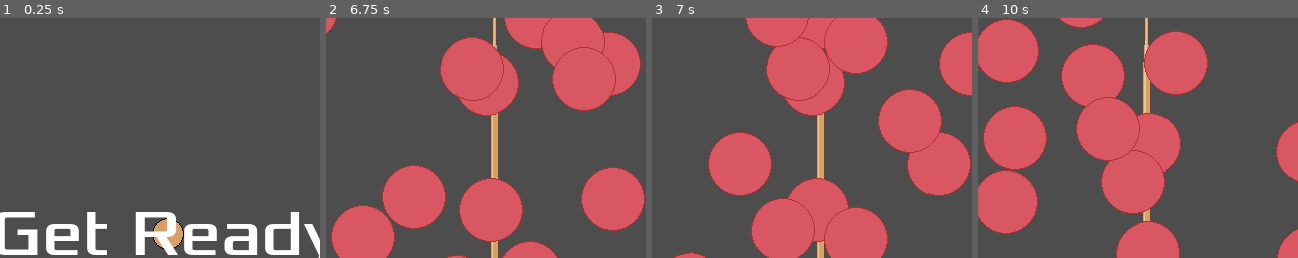
Above: before the commit, frames 1-4 (left to right).
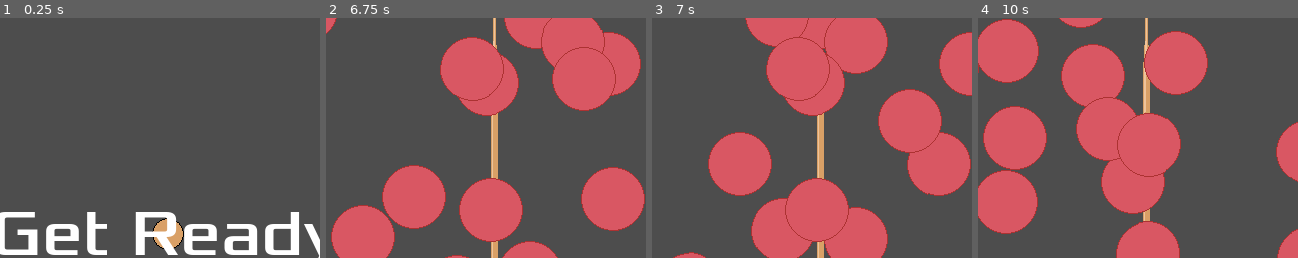
Above: after the commit, the same moments.

Repository: zundouz/ldjam54_odango
Game: Godot game, scene res://main.tscn
The game is run twice, just before and just after one commit, with the same random seed, the same clock (stepped at 60 frames per second) and the same inputs.
Inputs:
- Up to frame 1 (0.25 s): no input
- Up to frame 2 (6.75 s): hold Right (move_right) 0.53-1.28 s; hold Down (move_down) 1.28-2.03 s; hold Right (move_right) 2.03-2.78 s; hold Up (move_up) 2.78-3.53 s; hold Left (move_left) 3.53-5.03 s; hold Down (move_down) 5.03-5.78 s; hold Right (move_right) 5.78-6.53 s; hold Up (move_up) from 6.53 s (still down)
- Up to frame 3 (7 s): keep holding Up (move_up)
- Up to frame 4 (10 s): release Up (move_up) at 7.28 s; hold Right (move_right) 7.28-8.03 s; hold Down (move_down) 8.03-8.78 s; hold Left (move_left) 8.78-9.53 s; hold Up (move_up) from 9.53 s (still down)
The pictures show only the part of the screen within x 24-74%, y 5-55%; the shares and areas given below are measured in that part.

Frames 1-2 are identical in both runs. In frame 3, 0.3% of the frame differs, in the area x 39-62%, y 7-93%; in frame 4, 0.2%.

Commit message:
feat: 刺さった団子を最前面に持ってきてみる

Diff:
--- a/odango.gd
+++ b/odango.gd
@@ -17,6 +17,7 @@
 	if Input.is_action_just_pressed("move_up"):
 		if transform.get_origin().x < Center_X_Pos + 25 and transform.get_origin().x > Center_X_Pos - 25:
 			is_shot = true;
+			z_index = 100;
 			MyGlobal.is_odango_finished = false
 			linear_velocity = Vector2.ZERO
 			# スコア加算
